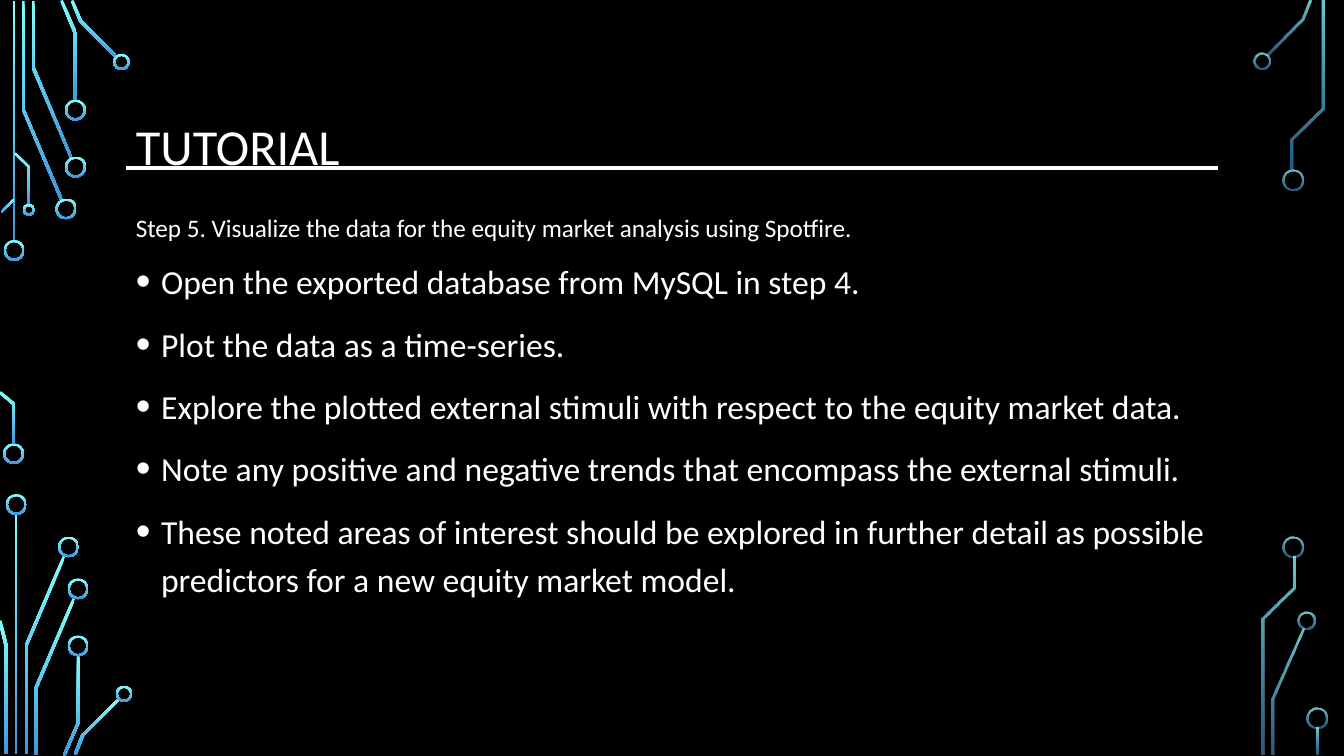
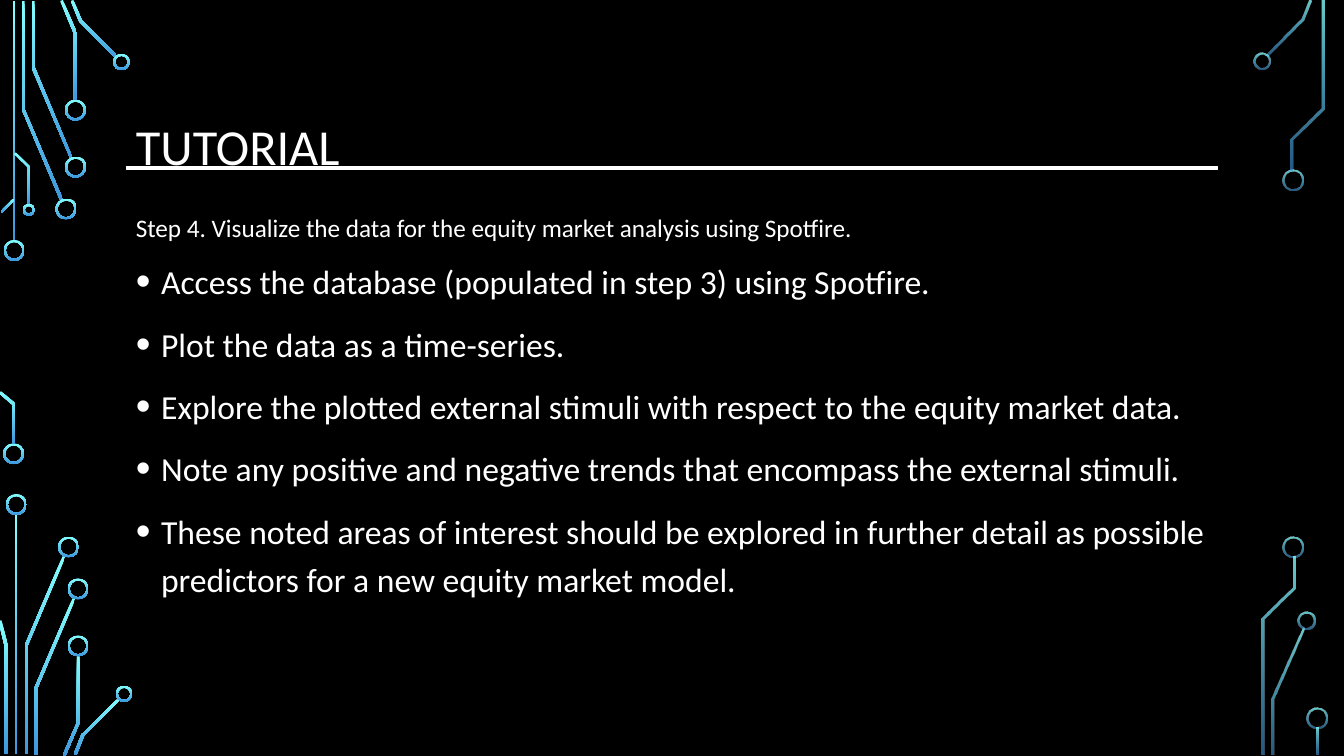
Before and after one commit to djserna/7330-Group-Project, a slide deck: slide 7 of Presentation/MSDS_7330_Group_Project_Presentation.pptx (slide 8 before the commit). Drawn at 1344x756 pixels with LibreOffice and Linux fonts; fonts in the diff are those of the drawing; background and template pictures are left out. Boxes give left, top, right and bottom in pixels: in the first picture for what was removed or moved away, otherwise in the second. Text is boxed around its words. In the diff, an @@ line names an element or a change of style, - is before the commit and + after.

```diff
--- a/Presentation/MSDS_7330_Group_Project_Presentation.pptx
+++ b/Presentation/MSDS_7330_Group_Project_Presentation.pptx
@@ text at (136, 219, 852, 242): text changed @@
-Step 5. Visualize the data for the equity market analysis using Spotfire.
+Step 4. Visualize the data for the equity market analysis using Spotfire.
@@ text at (161, 269, 929, 300): text changed @@
-• Open the exported database from MySQL in step 4.
+• Access the database (populated in step 3) using Spotfire.
```
Also in this commit, not shown: 5 other slides changed, 3 slides added, 2 slides removed.
